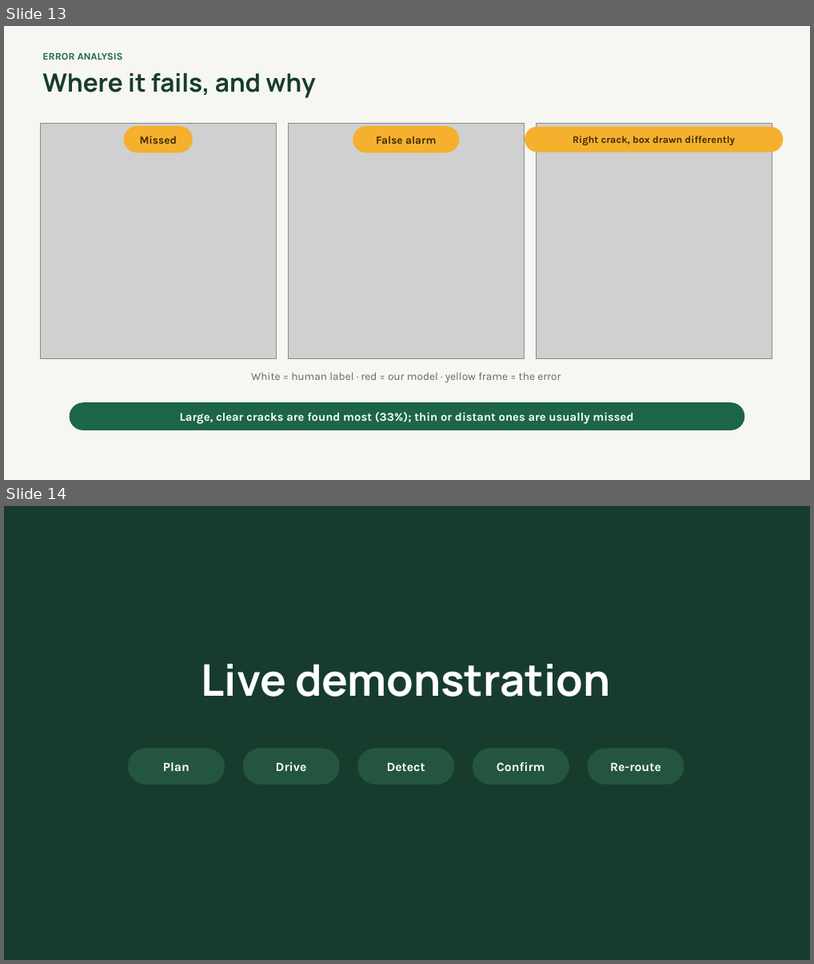
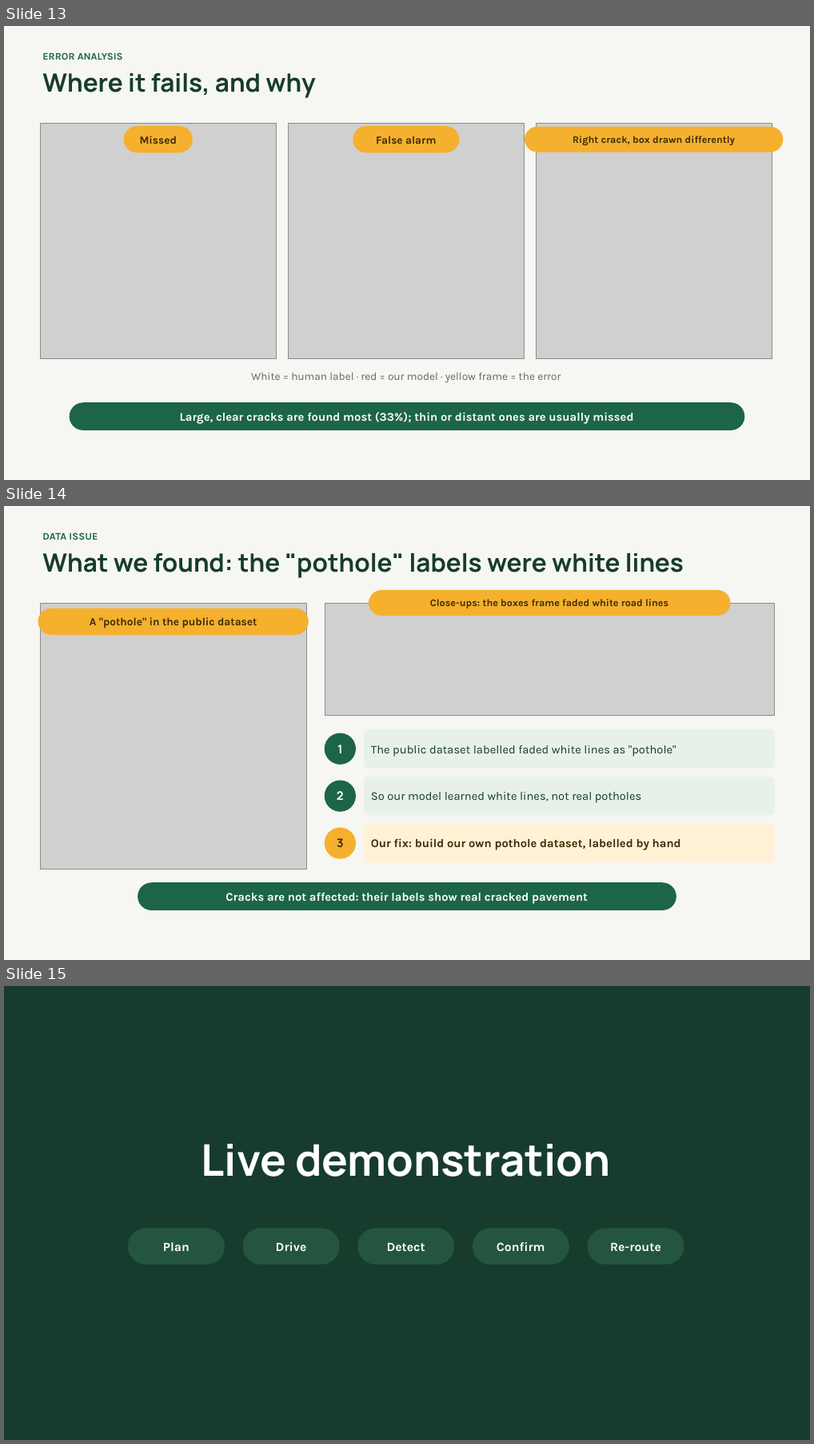
Before and after one commit to Nezraaaa/AniRoute, a slide deck: presentation/AniRoute_CSST106.pptx. Shown one above the other, each under a label of ours: slides 13 and 14 before the commit, slides 13, 14 and 15 after it. The pictures are 814x964 and 814x1444 pixels, drawn with LibreOffice and Linux fonts; fonts in the diff are those of the drawing; grey boxes stand for pictures. Boxes give left, top, right and bottom in pixels: in the first picture for what was removed or moved away, otherwise in the second. Text is boxed around its words. In the diff, an @@ line names an element or a change of style, - is before the commit and + after.

```diff
--- a/presentation/AniRoute_CSST106.pptx
+++ b/presentation/AniRoute_CSST106.pptx
@@ slide 14 added at (x1=4, y1=506, x2=810, y2=960), background #F6F7F2 @@
@@ text added at (x1=42, y1=532, x2=98, y2=540), 12 pt, text #1D6548, bold @@
+DATA ISSUE
@@ text added at (x1=42, y1=553, x2=684, y2=578), 30 pt, text #173C2D, bold @@
+What we found: the "pothole" labels were white lines
@@ rounded rectangle added at (x1=369, y1=590, x2=731, y2=616), fill #F5B02E, 12 pt, text #3D2A05, bold @@
+Close-ups: the boxes frame faded white road lines
@@ rounded rectangle added at (x1=38, y1=608, x2=309, y2=635), fill #F5B02E, 13 pt, text #3D2A05, bold @@
+A "pothole" in the public dataset
@@ picture added at (x1=40, y1=603, x2=306, y2=869) @@
@@ picture added at (x1=325, y1=603, x2=774, y2=716) @@
@@ ellipse added at (x1=325, y1=733, x2=356, y2=764), fill #1D6548, 14 pt, text #FFFFFF, bold @@
+1
@@ rounded rectangle added at (x1=364, y1=729, x2=775, y2=768), fill #E7F1E8, 14 pt, text #173C2D @@
+The public dataset labelled faded white lines as "pothole"
@@ ellipse added at (x1=325, y1=780, x2=356, y2=812), fill #1D6548, 14 pt, text #FFFFFF, bold @@
+2
@@ rounded rectangle added at (x1=364, y1=776, x2=775, y2=815), fill #E7F1E8, 14 pt, text #173C2D @@
+So our model learned white lines, not real potholes
@@ ellipse added at (x1=325, y1=828, x2=356, y2=859), fill #F5B02E, 14 pt, text #3D2A05, bold @@
+3
@@ rounded rectangle added at (x1=364, y1=824, x2=775, y2=862), fill #FFF1D6, 14 pt, text #3D2A05, bold @@
+Our fix: build our own pothole dataset, labelled by hand
@@ rounded rectangle added at (x1=138, y1=882, x2=677, y2=910), fill #1D6548, 14 pt, text #FFFFFF, bold @@
+Cracks are not affected: their labels show real cracked pavement
@@ what was slide 14 is now slide 15 @@
```
Also in this commit, not shown: 8 slides changed, 20 other files.
